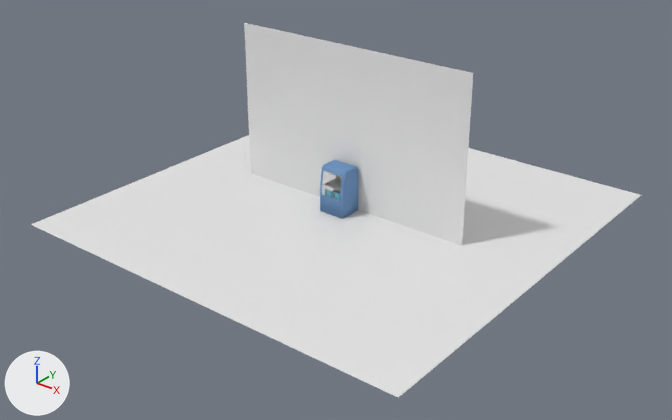
One commit to the Blender file blender-files/Interior/milk_shelf_ER.blend: the scene before it, then after it.
Rendered twice from a camera (50 mm lens) standing at (17.81, -22.47, 13.92) and looking at (0.12, -0.37, 0.22). Every picture has the same lights, and +X, +Y and +Z are marked at lower left.
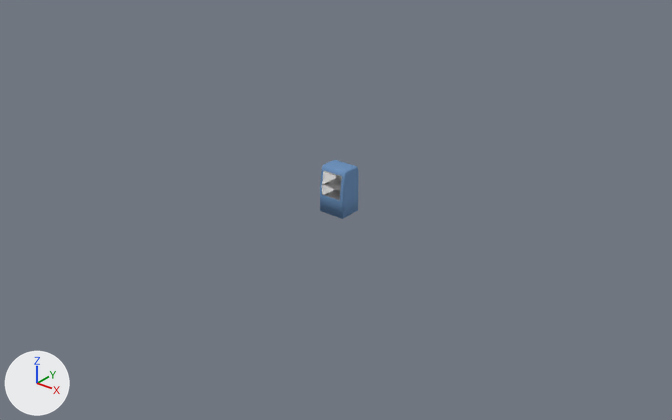
Changed parts and their boxes [x1, y1, x2, y2] in the pictures (672 x 420 px):
'Plane', deleted
    before: [31, 135, 641, 398]
'Plane.001', deleted
    before: [244, 23, 473, 246]
'Cube.007', deleted
    before: [335, 192, 338, 199]
'Cube.006', deleted
    before: [327, 190, 330, 197]

Edits to the bpy script that builds the scene:
```text
Remove ob_cube:
    ob_cube = bpy.data.objects.new('Cube', me_cube)
    ob_cube.location = (-0.11, -0.34, 0.73)
    ob_cube.rotation_euler = (0.0, 0.0, -0.094)  # degrees (0, 0, -5.4)
    _m = ob_cube.modifiers.new('Bevel', 'BEVEL')
    _m.width = 0.0002
    _m.width_pct = 0.0002
    _m.limit_method = 'NONE'
    _m.use_clamp_overlap = False
Remove ob_cylinder:
    ob_cylinder = bpy.data.objects.new('Cylinder', me_cylinder)
    ob_cylinder.location = (-0.11, -0.36, 0.84)
    ob_cylinder.rotation_euler = (0.522, 0.0, -0.094)  # degrees (30, 0, -5.4)
    _m = ob_cylinder.modifiers.new('Bevel', 'BEVEL')
    _m.limit_method = 'NONE'
Remove ob_cube_006:
    ob_cube_006 = bpy.data.objects.new('Cube.006', me_cube_007)
    ob_cube_006.location = (-0.21, -0.34, 0.73)
    ob_cube_006.rotation_euler = (0.0, 0.0, -0.094)  # degrees (0, 0, -5.4)
    _m = ob_cube_006.modifiers.new('Bevel', 'BEVEL')
    _m.width = 0.0002
    _m.width_pct = 0.0002
    _m.limit_method = 'NONE'
    _m.use_clamp_overlap = False
Remove ob_cylinder_002:
    ob_cylinder_002 = bpy.data.objects.new('Cylinder.002', me_cylinder_002)
    ob_cylinder_002.location = (-0.21, -0.36, 0.84)
    ob_cylinder_002.rotation_euler = (0.522, 0.0, -0.094)  # degrees (30, 0, -5.4)
    _m = ob_cylinder_002.modifiers.new('Bevel', 'BEVEL')
    _m.limit_method = 'NONE'
Remove ob_cube_010:
    ob_cube_010 = bpy.data.objects.new('Cube.010', me_cube_012)
    ob_cube_010.location = (0.22, -0.31, 0.73)
    ob_cube_010.rotation_euler = (0.00105, -0.00993, -0.00499)  # degrees (0.1, -0.6, -0.3)
    _m = ob_cube_010.modifiers.new('Bevel', 'BEVEL')
    _m.width = 0.0002
    _m.width_pct = 0.0002
    _m.limit_method = 'NONE'
    _m.use_clamp_overlap = False
Remove ob_cube_008:
    ob_cube_008 = bpy.data.objects.new('Cube.008', me_cube_010)
    ob_cube_008.location = (0.01, -0.33, 0.72)
    ob_cube_008.rotation_euler = (0.00105, -0.00993, -0.00499)  # degrees (0.1, -0.6, -0.3)
    _m = ob_cube_008.modifiers.new('Bevel', 'BEVEL')
    _m.width = 0.0002
    _m.width_pct = 0.0002
    _m.limit_method = 'NONE'
    _m.use_clamp_overlap = False
Remove ob_cube_007:
    ob_cube_007 = bpy.data.objects.new('Cube.007', me_cube_008)
    ob_cube_007.location = (0.11, -0.32, 0.73)
    ob_cube_007.rotation_euler = (0.00105, -0.00993, -0.00499)  # degrees (0.1, -0.6, -0.3)
    _m = ob_cube_007.modifiers.new('Bevel', 'BEVEL')
    _m.width = 0.0002
    _m.width_pct = 0.0002
    _m.limit_method = 'NONE'
    _m.use_clamp_overlap = False
Remove ob_cylinder_005:
    ob_cylinder_005 = bpy.data.objects.new('Cylinder.005', me_cylinder_005)
    ob_cylinder_005.location = (0.21, -0.33, 0.84)
    ob_cylinder_005.rotation_euler = (0.523, -0.00993, -0.00499)  # degrees (30, -0.6, -0.3)
    _m = ob_cylinder_005.modifiers.new('Bevel', 'BEVEL')
    _m.limit_method = 'NONE'
Remove ob_cylinder_004:
    ob_cylinder_004 = bpy.data.objects.new('Cylinder.004', me_cylinder_004)
    ob_cylinder_004.location = (0.01, -0.35, 0.83)
    ob_cylinder_004.rotation_euler = (0.523, -0.00993, -0.00499)  # degrees (30, -0.6, -0.3)
    _m = ob_cylinder_004.modifiers.new('Bevel', 'BEVEL')
    _m.limit_method = 'NONE'
Remove ob_plane:
    ob_plane = bpy.data.objects.new('Plane', me_plane)
    ob_plane.location = (0.12, 0.19, 0.03)
    ob_plane.scale = (7.43, 7.43, 7.43)
Remove ob_plane_001:
    ob_plane_001 = bpy.data.objects.new('Plane.001', me_plane_001)
    ob_plane_001.location = (0.03, 0.4, 1.12)
    ob_plane_001.rotation_euler = (1.571, 0.0, 0.0)  # degrees (90, 0, 0)
    ob_plane_001.scale = (4.58, 4.58, 4.58)
```
